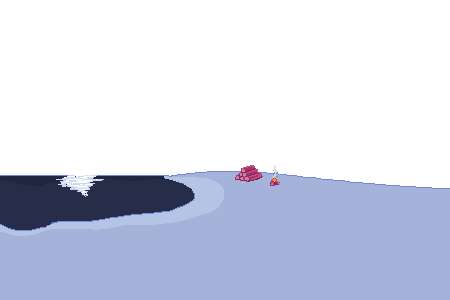
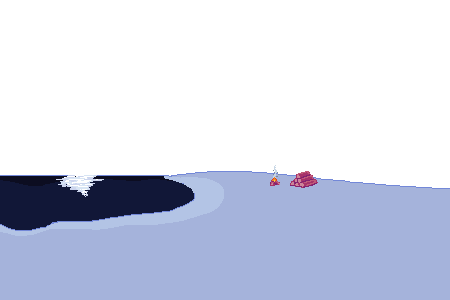
Layered file, before and after one edit (450x300). Changes by layer:
painted on "01" over [235, 165, 318, 188]
painted on "Layer 0" over [0, 176, 194, 230]
